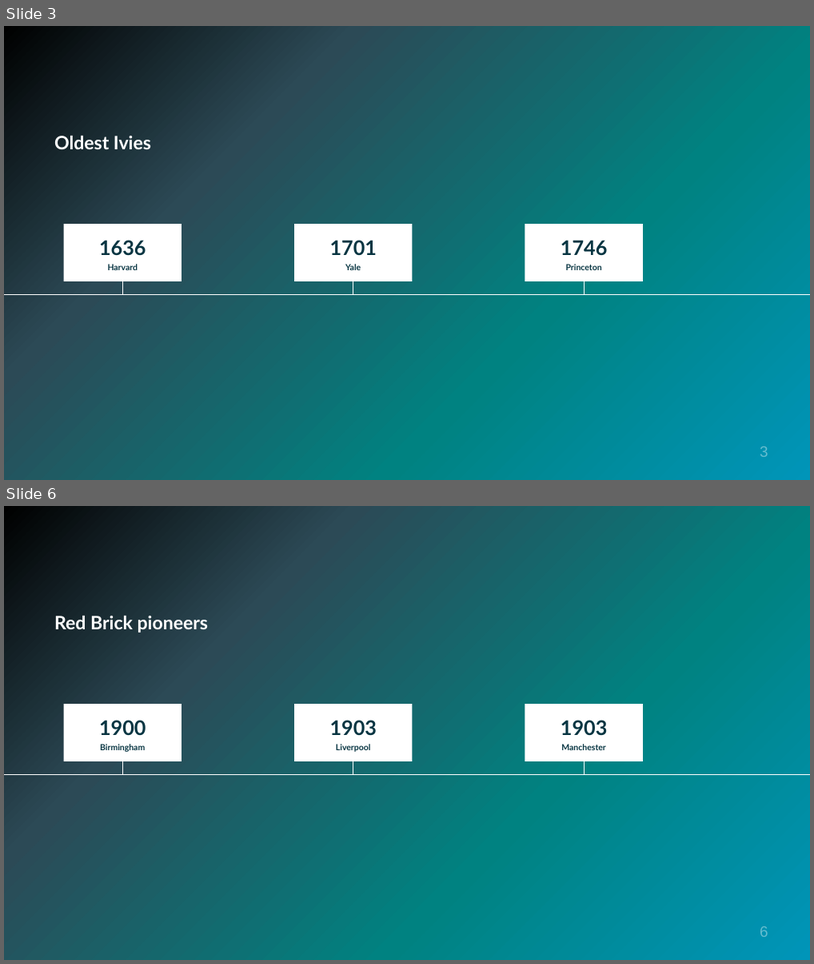
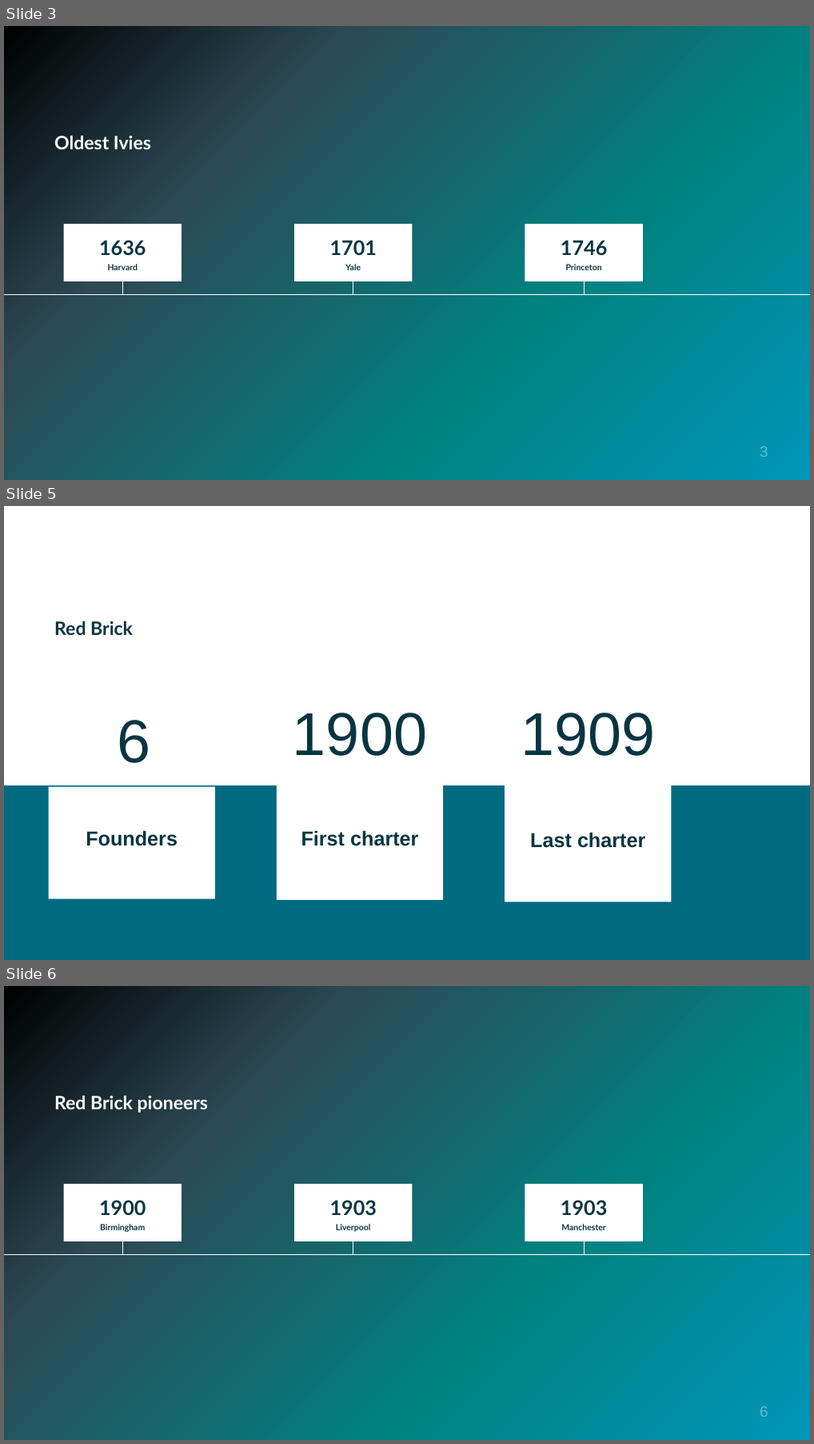
Before and after one commit to antonlerer/lawtracker, a slide deck: out/Prestigious_Universities.pptx. Shown one above the other, each under a label of ours: slides 3 and 6 before the commit, slides 3, 5 and 6 after it; the slides between them are not shown. The pictures are 814x964 and 814x1444 pixels, drawn with LibreOffice and Linux fonts; fonts in the diff are those of the drawing; background and template pictures are left out. Boxes give left, top, right and bottom in pixels: in the first picture for what was removed or moved away, otherwise in the second. Text is boxed around its words. In the diff, an @@ line names an element or a change of style, - is before the commit and + after.

```diff
--- a/out/Prestigious_Universities.pptx
+++ b/out/Prestigious_Universities.pptx
@@ slide 5 added at (4,506,810,960), background #FFFFFF @@
@@ text added at (54,620,133,635), 22 pt, text #083542, bold @@
+Red Brick
@@ text added at (117,720,150,763), 72 pt, text #083542 @@
+6
@@ text added at (293,712,427,756), 72 pt, text #083542 @@
+1900
@@ text added at (521,712,655,756), 72 pt, text #083542 @@
+1909
@@ rectangle added at (4,785,810,960), fill #006B80 @@
@@ text added at (48,787,215,899), fill #FFFFFF, 24 pt, text #083542, bold @@
+Founders
@@ text added at (277,785,444,900), fill #FFFFFF, 24 pt, text #083542, bold @@
+First charter
@@ text added at (505,785,672,902), fill #FFFFFF, 24 pt, text #083542, bold @@
+Last charter
```
Also in this commit, not shown: 4 slides changed, 1 other slide added, 2 slides removed.
